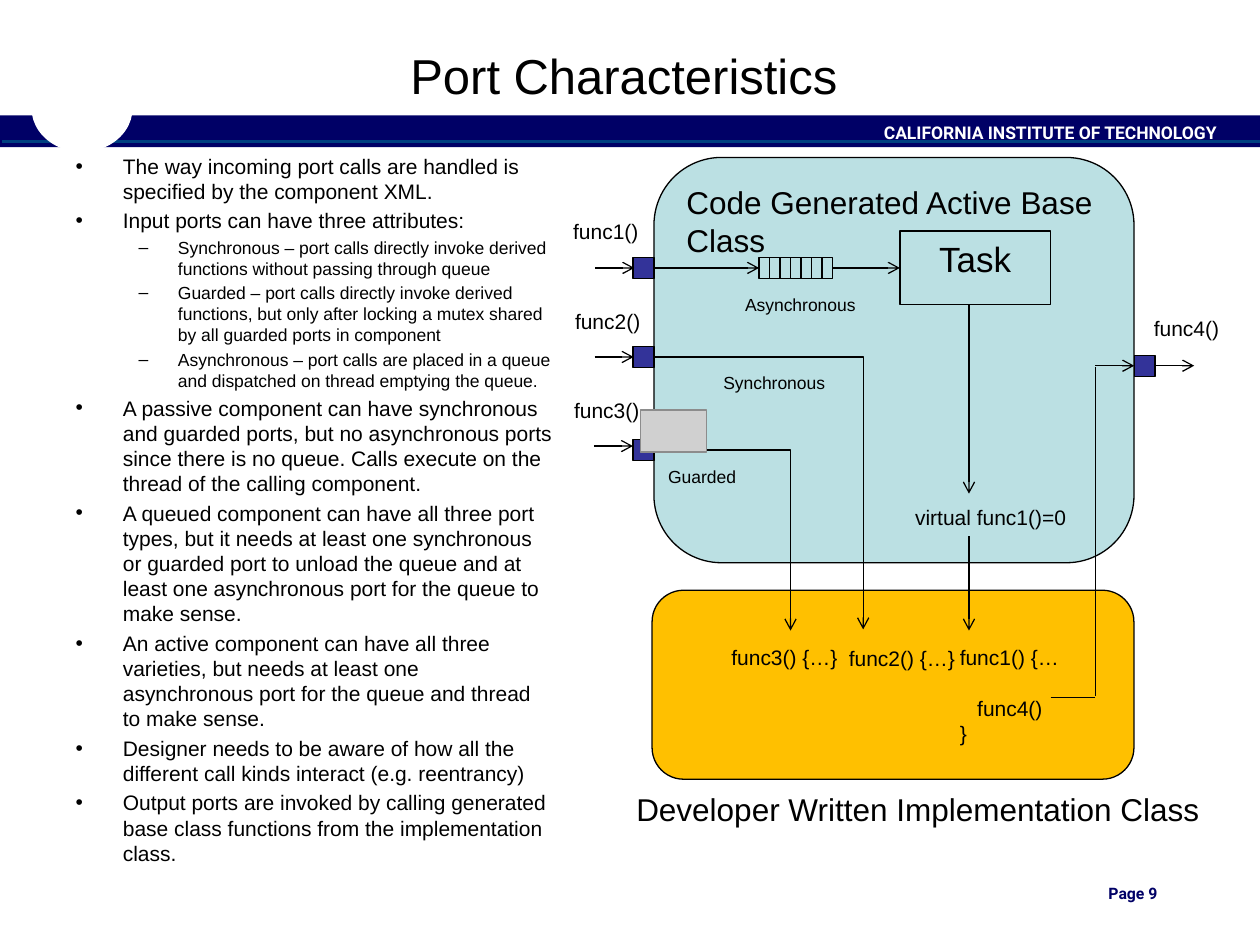
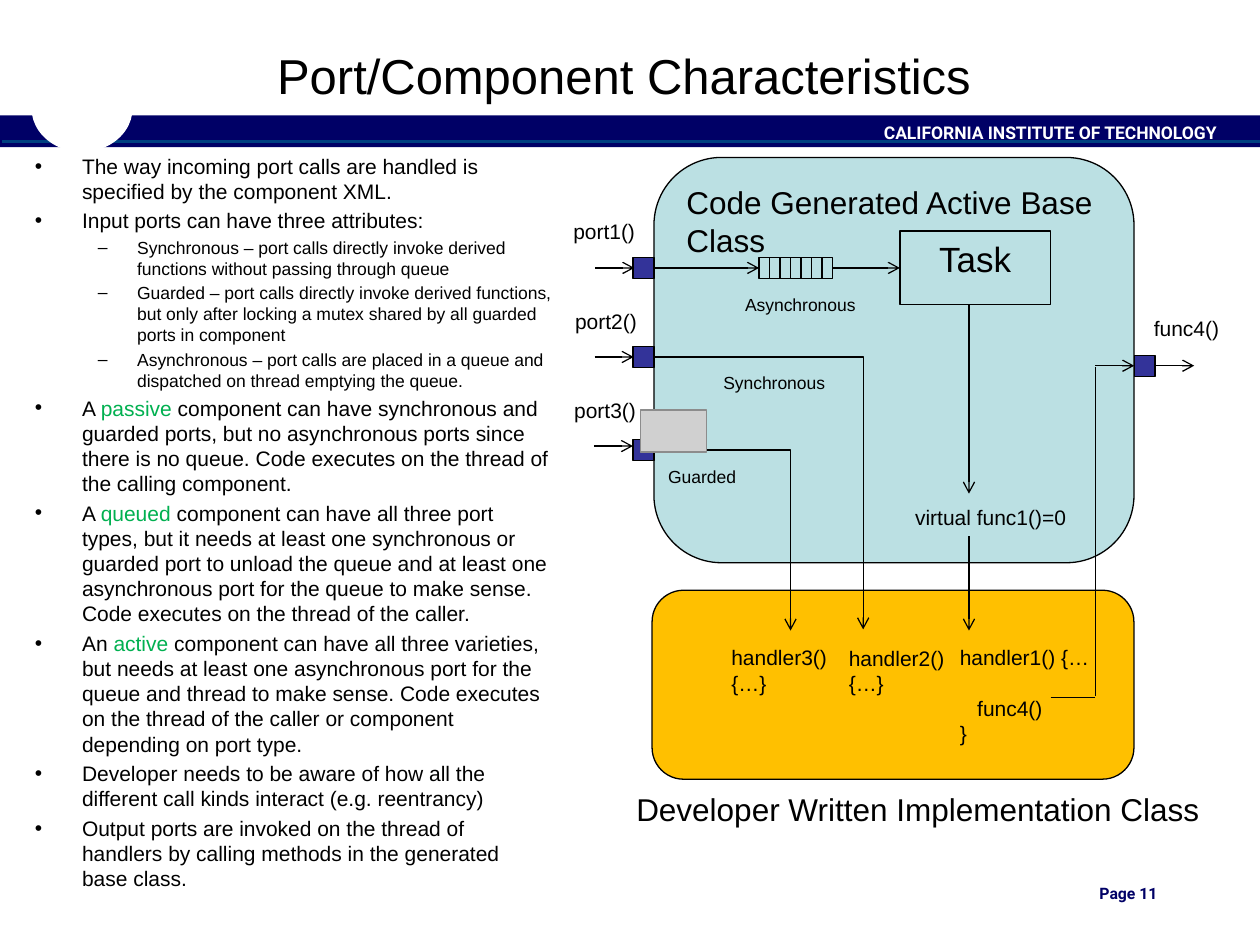
Before and after one commit to christianjeromeilustre/fprime-control, a slide deck: slide 11 of docs/Architecture/FPrimeSoftwareArchitecture.pptx (slide 9 before the commit). Drawn at 1260x945 pixels with LibreOffice and Linux fonts; fonts in the diff are those of the drawing; grey boxes stand for pictures; background and template pictures are left out. Boxes give left, top, right and bottom in pixels: in the first picture for what was removed or moved away, otherwise in the second. Text is boxed around its words. In the diff, an @@ line names an element or a change of style, - is before the commit and + after.

Commit message:
Big updates in progress

```diff
--- a/docs/Architecture/FPrimeSoftwareArchitecture.pptx
+++ b/docs/Architecture/FPrimeSoftwareArchitecture.pptx
@@ title at [277, 58, 971, 104]: text changed @@
-Port Characteristics
+Port/Component Characteristics
@@ text "The way incoming port calls ...": place and size @@
-text "The way incoming port calls ..." at [123, 158, 552, 862]
+text "The way incoming port calls ..." at [82, 158, 551, 887]
@@ text at [573, 223, 635, 243]: text changed @@
-func1()
+port1()
@@ text at [575, 313, 637, 334]: text changed @@
-func2()
+port2()
@@ text at [82, 400, 548, 887]: text changed @@
-• A passive component can have synchronous and guarded ports, but no asynchronous ports since there is no queue. Calls execute on the thread of the calling component.
-• A queued component can have all three port types, but it needs at least one synchronous or guarded port to unload the queue and at least one asynchronous port for the queue to make sense.
-• An active component can have all three varieties, but needs at least one asynchronous port for the queue and thread to make sense.
-• Designer needs to be aware of how all the different call kinds interact (e.g. reentrancy)
-• Output ports are invoked by calling generated base class functions from the implementation class.
+• A passive component can have synchronous and guarded ports, but no asynchronous ports since there is no queue. Code executes on the thread of the calling component.
+• A queued component can have all three port types, but it needs at least one synchronous or guarded port to unload the queue and at least one asynchronous port for the queue to make sense. Code executes on the thread of the caller.
+• An active component can have all three varieties, but needs at least one asynchronous port for the queue and thread to make sense. Code executes on the thread of the caller or component depending on port type.
+• Developer needs to be aware of how all the different call kinds interact (e.g. reentrancy)
+• Output ports are invoked on the thread of handlers by calling methods in the generated base class.
@@ text at [574, 402, 636, 422]: text changed @@
-func3()
+port3()
@@ text at [731, 649, 827, 670]: text changed @@
-func3() {…}
+handler3()
+{…}
@@ text at [849, 650, 945, 670]: text changed @@
-func2() {…}
+handler2()
+{…}
@@ text at [960, 649, 1056, 670]: text changed @@
-func1() {…
+handler1() {…
@@ page number at [1099, 887, 1157, 903]: text changed @@
-Page 9
+Page 11
@@ page number at [931, 901, 1193, 931]: text changed @@
-9
+11
```
Also in this commit, not shown: 20 other slides changed, 7 slides added.
